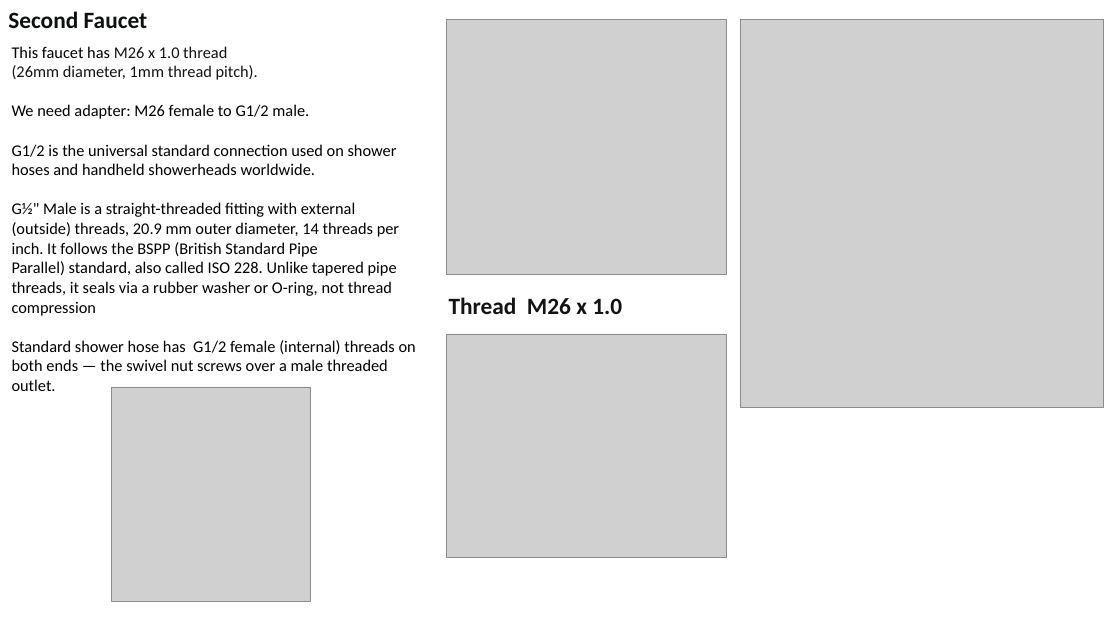
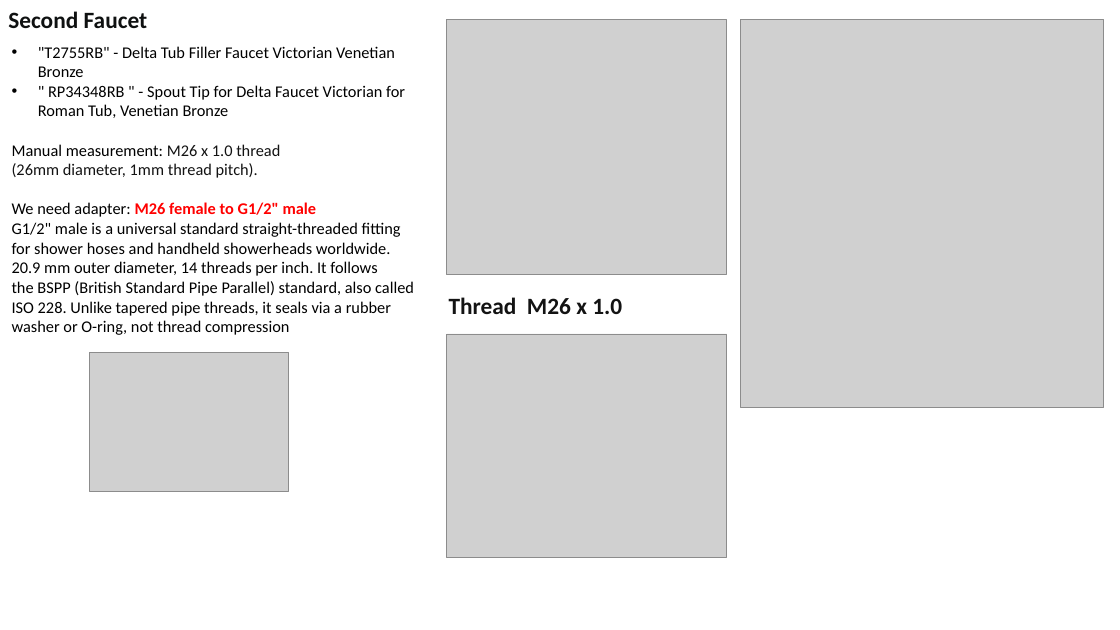
Before and after one commit to lselector/misc_farm, a slide deck: slide 3 of faucets.pptx. Drawn at 1120x630 pixels with LibreOffice and Linux fonts; fonts in the diff are those of the drawing; grey boxes stand for pictures. Boxes give left, top, right and bottom in pixels: in the first picture for what was removed or moved away, otherwise in the second. Text is boxed around its words. In the diff, an @@ line names an element or a change of style, - is before the commit and + after.

Commit message:
update

```diff
--- a/faucets.pptx
+++ b/faucets.pptx
@@ text at (x1=12, y1=46, x2=405, y2=156): text changed @@
-This faucet has M26 x 1.0 thread
+• "T2755RB" - Delta Tub Filler Faucet Victorian Venetian Bronze
+• " RP34348RB " - Spout Tip for Delta Faucet Victorian for Roman Tub, Venetian Bronze
+Manual measurement: M26 x 1.0 thread
@@ text at (x1=12, y1=202, x2=414, y2=335): text changed @@
-We need adapter: M26 female to G1/2 male.
-G1/2 is the universal standard connection used on shower hoses and handheld showerheads worldwide.
-G½" Male is a straight-threaded fitting with external (outside) threads, 20.9 mm outer diameter, 14 threads per inch. It follows the BSPP (British Standard Pipe Parallel) standard, also called ISO 228. Unlike tapered pipe threads, it seals via a rubber washer or O-ring, not thread compression
-Standard shower hose has G1/2 female (internal) threads on both ends — the swivel nut screws over a male threaded outlet.
+We need adapter: M26 female to G1/2" male
+G1/2" male is a universal standard straight-threaded fitting for shower hoses and handheld showerheads worldwide. 20.9 mm outer diameter, 14 threads per inch. It follows the BSPP (British Standard Pipe Parallel) standard, also called ISO 228. Unlike tapered pipe threads, it seals via a rubber washer or O-ring, not thread compression
@@ picture resized from (x1=111, y1=387, x2=310, y2=602) to (x1=90, y1=352, x2=289, y2=492) @@
```
